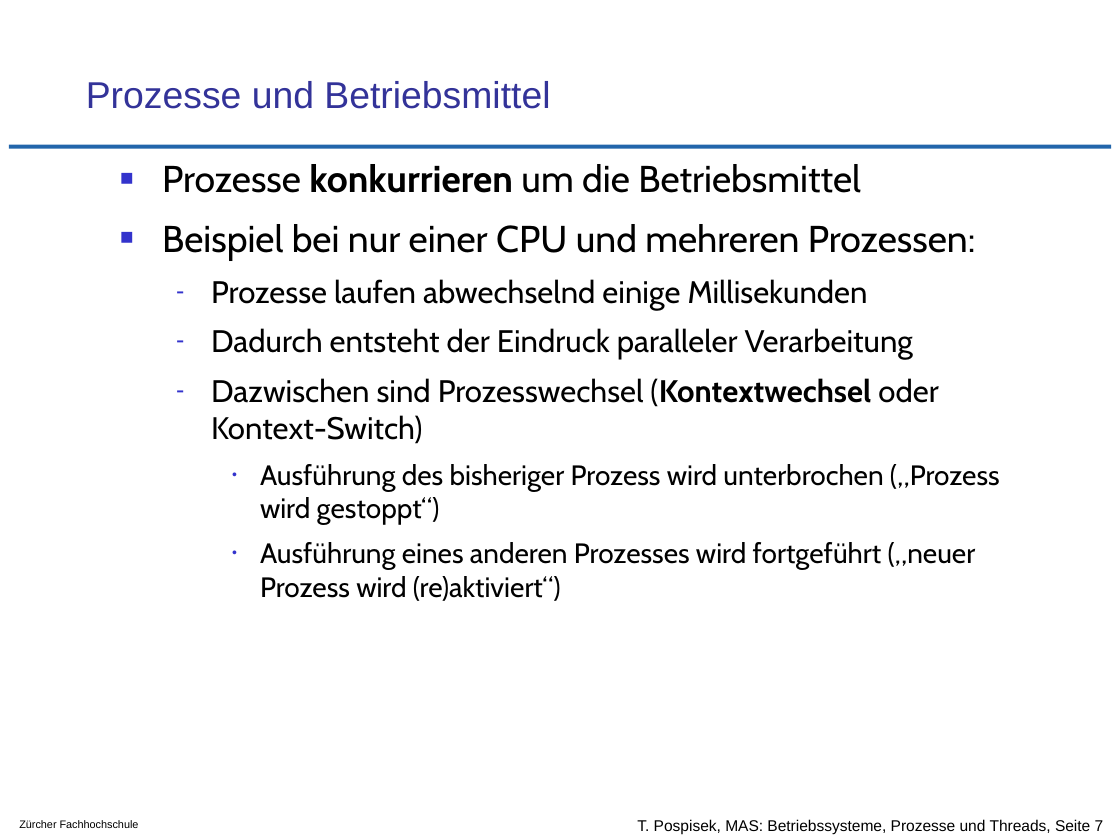
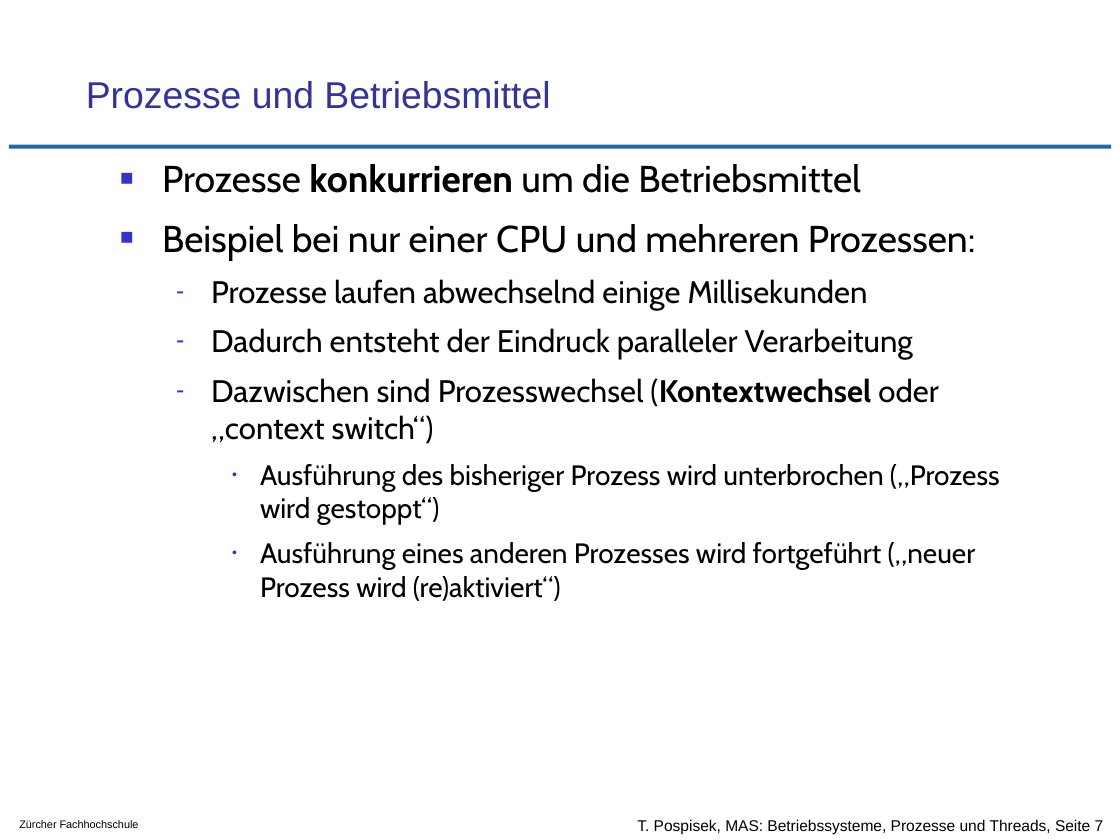
Before and after one commit to tpo/betriebssysteme, a slide deck: slide 7 of 05-2_Prozesse_und_Threads.odp. Drawn at 1120x840 pixels with LibreOffice and Linux fonts; fonts in the diff are those of the drawing; background and template pictures are left out. Boxes give left, top, right and bottom in pixels: in the first picture for what was removed or moved away, otherwise in the second. Text is boxed around its words. In the diff, an @@ line names an element or a change of style, - is before the commit and + after.

```diff
--- a/05-2_Prozesse_und_Threads.odp
+++ b/05-2_Prozesse_und_Threads.odp
@@ text at (x1=211, y1=378, x2=938, y2=444): text changed @@
-  – Dazwischen sind Prozesswechsel (Kontextwechsel oder Kontext-Switch)
+  – Dazwischen sind Prozesswechsel (Kontextwechsel oder „context switch“)
```
Also in this commit, not shown: 7 other slides changed, 1 slide removed, 1 other file.
